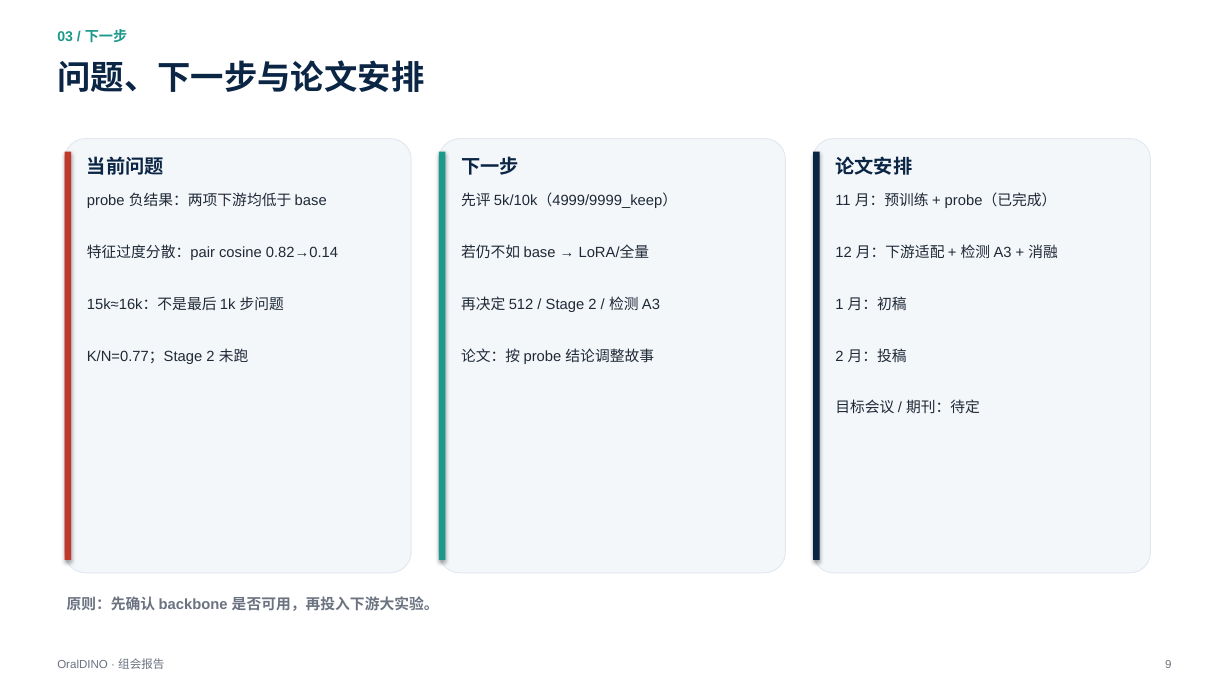
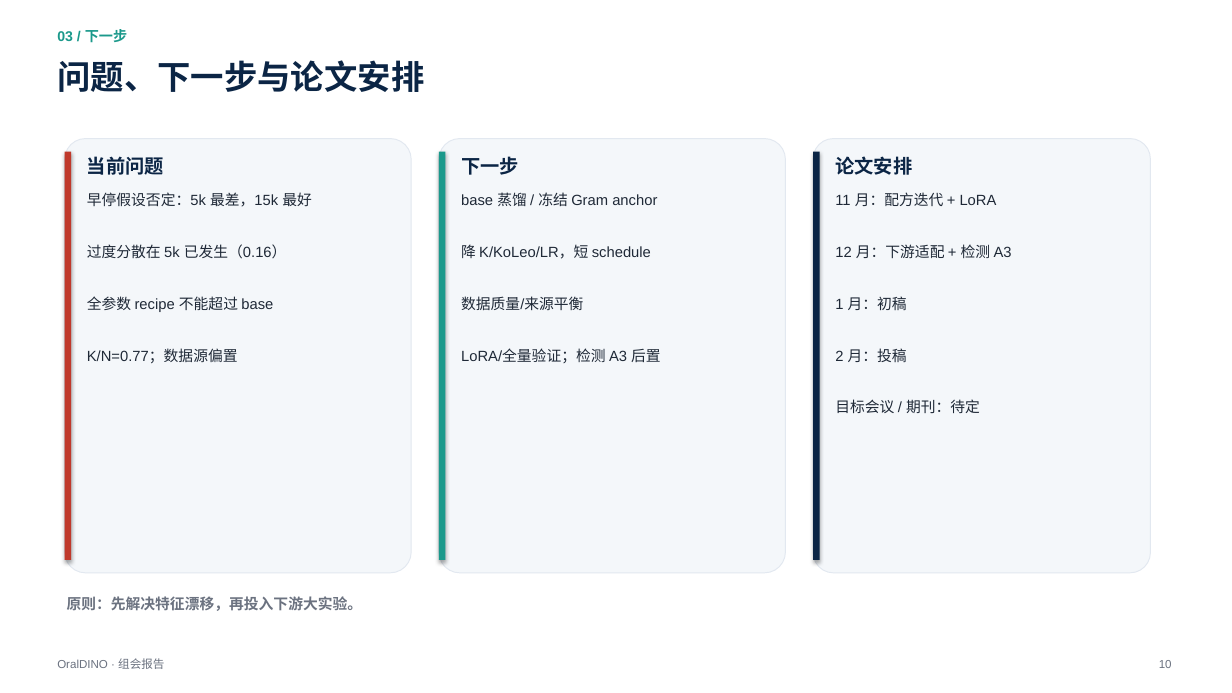
Before and after one commit to XiaoHG/MRG-05-Tooth-Seg, a slide deck: slide 10 of group-meeting/20261111/OralDINO_group_meeting_20261111_10min.pptx (slide 9 before the commit). Drawn at 1232x693 pixels with LibreOffice and Linux fonts; fonts in the diff are those of the drawing. Boxes give left, top, right and bottom in pixels: in the first picture for what was removed or moved away, otherwise in the second. Text is boxed around its words. In the diff, an @@ line names an element or a change of style, - is before the commit and + after.

```diff
--- a/group-meeting/20261111/OralDINO_group_meeting_20261111_10min.pptx
+++ b/group-meeting/20261111/OralDINO_group_meeting_20261111_10min.pptx
@@ text at [87,192,312,363]: text changed @@
-probe 负结果：两项下游均低于 base
-特征过度分散：pair cosine 0.82→0.14
-15k≈16k：不是最后 1k 步问题
-K/N=0.77；Stage 2 未跑
+早停假设否定：5k 最差，15k 最好
+过度分散在 5k 已发生（0.16）
+全参数 recipe 不能超过 base
+K/N=0.77；数据源偏置
@@ text at [461,192,661,363]: text changed @@
-先评 5k/10k（4999/9999_keep）
-若仍不如 base → LoRA/全量
-再决定 512 / Stage 2 / 检测 A3
-论文：按 probe 结论调整故事
+base 蒸馏 / 冻结 Gram anchor
+降 K/KoLeo/LR，短 schedule
+数据质量/来源平衡
+LoRA/全量验证；检测 A3 后置
@@ text at [835,192,1012,258]: text changed @@
-11 月：预训练 + probe（已完成）
-12 月：下游适配 + 检测 A3 + 消融
+11 月：配方迭代 + LoRA
+12 月：下游适配 + 检测 A3
@@ text at [67,596,363,611]: text changed @@
-原则：先确认 backbone 是否可用，再投入下游大实验。
+原则：先解决特征漂移，再投入下游大实验。
@@ text at [1159,660,1172,668]: text changed @@
-9
+10
```
Also in this commit, not shown: 7 other slides changed, 1 slide added, 4 other files.
